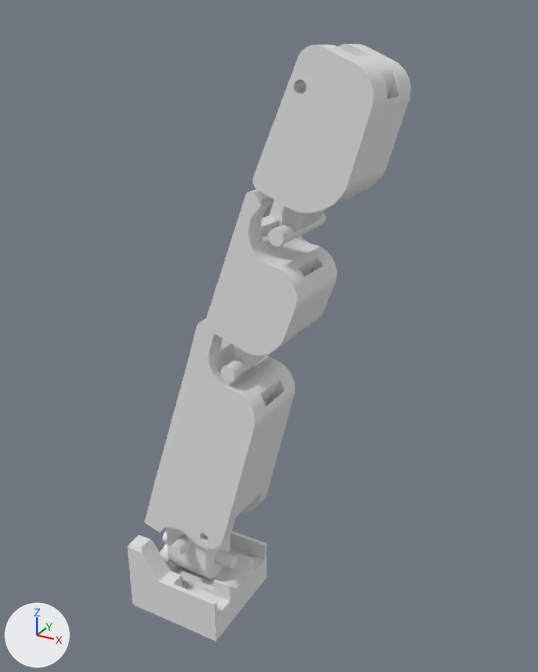
Renders of the Blender file ControlFile.blend from each side of a commit.
Both versions are drawn from a camera (50 mm lens) standing at (7.78, -10.93, 12.2) and looking at (1.54, 0.41, 6.53). Arrows for +X, +Y and +Z are at lower left; the lights stay in place. The picture after the commit comes second. Both versions are drawn at frame 1 of the action 'EmptyAction.001'; the numbers are the values there.

The older version as bpy lines, for what is in view:
```python
me_base_v21 = bpy.data.meshes.new('Base v21')
me_base_v21.from_pydata(...)  # 342 vertices, 688 faces; spans x -1.1..1.1, y -1.1..1.1, z 0.0..1.7
me_distal_phalanx_v9 = bpy.data.meshes.new('Distal Phalanx v9')
me_distal_phalanx_v9.from_pydata(...)  # 605 vertices, 1222 faces; spans x -0.75..0.75, y -0.8..0.8, z -0.12..2.98
me_intermediate_phalanx = bpy.data.meshes.new('Intermediate Phalanx')
me_intermediate_phalanx.from_pydata(...)  # 452 vertices, 912 faces; spans x -0.8..0.8, y -0.75..0.75, z -0.14..3.33
me_proximal_phalanx_v41 = bpy.data.meshes.new('Proximal Phalanx v41')
me_proximal_phalanx_v41.from_pydata(...)  # 485 vertices, 990 faces; spans x -0.91..0.89, y -0.87..0.93, z 0.0..5.1
ob_base_v21 = bpy.data.objects.new('Base v21', me_base_v21)
ob_base_v21.location = (0.0, 0.0, 0.0)
ob_base_v21.rotation_euler = (0.0, 0.0, 1.571)  # degrees (0, 0, 90)
ob_distal_phalanx_v9 = bpy.data.objects.new('Distal Phalanx v9', me_distal_phalanx_v9)
ob_distal_phalanx_v9.location = (2.21, 0.2, 8.76)
ob_distal_phalanx_v9.rotation_euler = (-0.0302, 0.389, -0.0152)  # degrees (-1.7, 22, -0.9)
ob_intermediate_phalanx = bpy.data.objects.new('Intermediate Phalanx', me_intermediate_phalanx)
ob_intermediate_phalanx.location = (1.28, 0.14, 6.11)
ob_intermediate_phalanx.rotation_euler = (0.339, 0.0299, 1.565)  # degrees (19, 1.7, 90)
ob_proximal_phalanx_v41 = bpy.data.objects.new('Proximal Phalanx v41', me_proximal_phalanx_v41)
ob_proximal_phalanx_v41.location = (0.06, 0.02, 1.94)
ob_proximal_phalanx_v41.rotation_euler = (-0.286, -0.0276, -1.571)  # degrees (-16, -1.6, -90)
# also in view: 'Ball Joint v16' at (0.0, 0.02, 1.48)
```
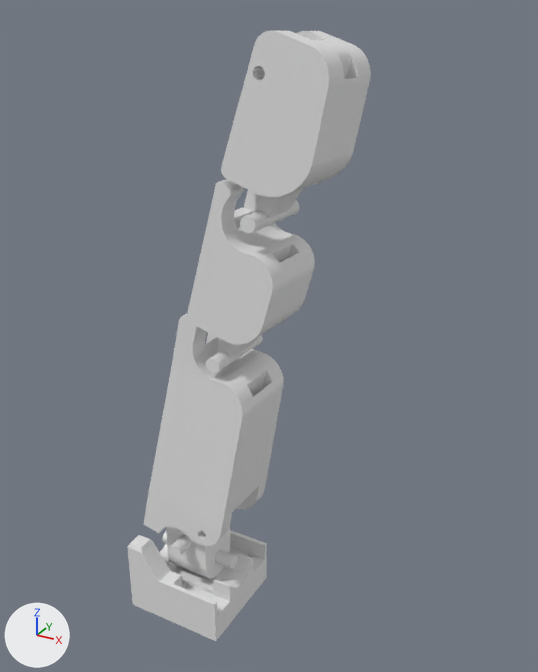
Pixel boxes [x1, y1, x2, y2] of what changed, in the pictures (538 x 672 px):
'Distal Phalanx v9', moved, turned
    before: [253, 44, 411, 246]
    after: [221, 30, 371, 233]
'Proximal Phalanx v41', moved, turned
    before: [145, 319, 295, 549]
    after: [144, 314, 284, 546]
'Intermediate Phalanx', moved, turned
    before: [204, 189, 337, 381]
    after: [186, 179, 315, 373]

What the commit changed:
Object 'Proximal Phalanx v41' (ob_proximal_phalanx_v41) moves from (0.06, 0.02, 1.94) to (0.04, 0.02, 1.95).
Object 'Proximal Phalanx v41' (ob_proximal_phalanx_v41) turns from (-16, -1.6, -90) to (-12, -1.6, -90) degrees about x, y and z.
Object 'Intermediate Phalanx' (ob_intermediate_phalanx) moves from (1.28, 0.14, 6.11) to (0.95, 0.14, 6.19).
Object 'Intermediate Phalanx' (ob_intermediate_phalanx) turns from (19, 1.7, 90) to (15, 1.7, 90) degrees about x, y and z.
Object 'Distal Phalanx v9' (ob_distal_phalanx_v9) moves from (2.21, 0.2, 8.76) to (1.69, 0.2, 8.9).
Object 'Distal Phalanx v9' (ob_distal_phalanx_v9) turns from (-1.7, 22, -0.9) to (-1.7, 18, -0.7) degrees about x, y and z.
